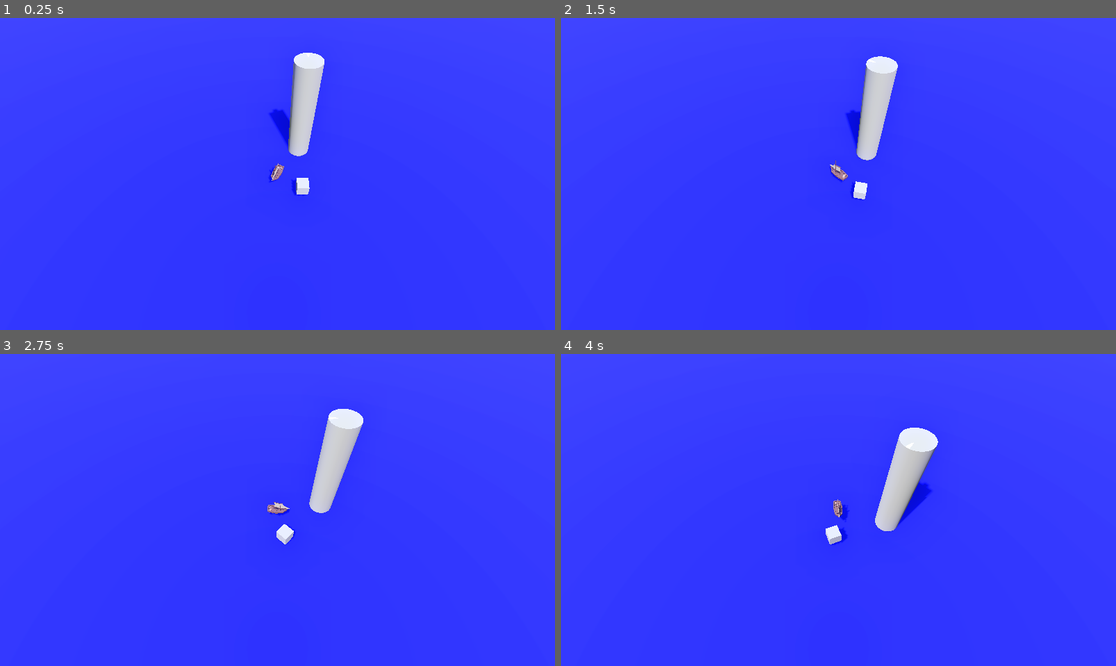
Above: before the commit, frames 1-4 (two rows, left to right).
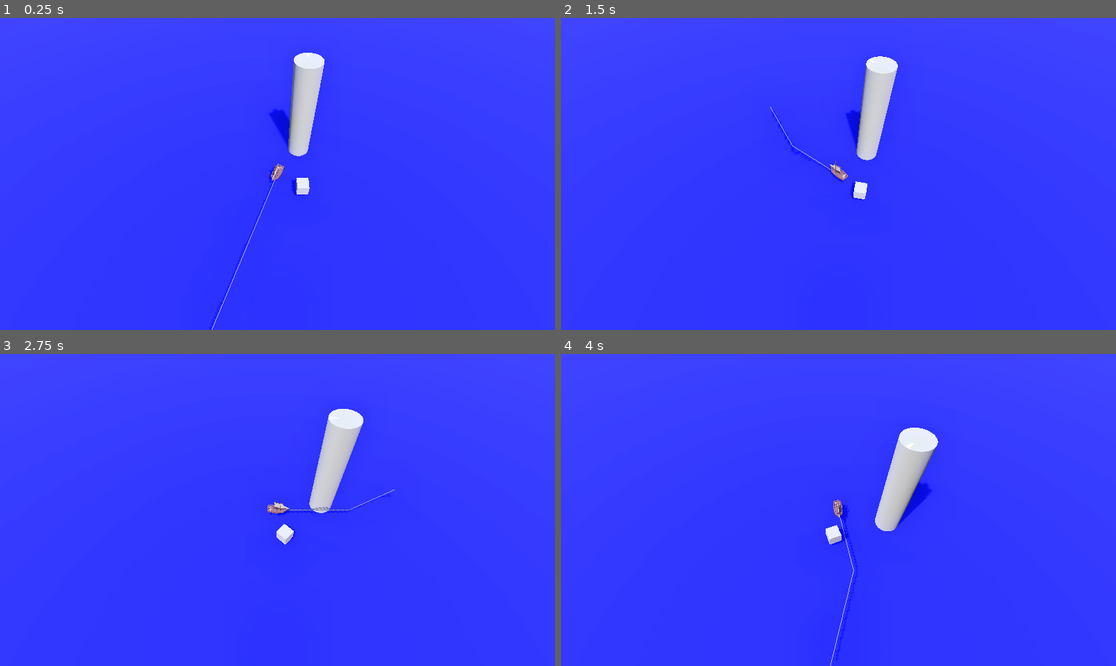
Above: after the commit, the same moments.

Repository: Yrthgze/Lighthouse
Game: Godot game, scene res://scenes/main_level.tscn
The game is run twice, just before and just after one commit, with the same random seed, the same clock (stepped at 60 frames per second) and the same inputs.
Inputs (mouse positions are in pixels of both pictures, inside the frame that each line leads up to):
- Up to frame 1 (0.25 s): no input
- Up to frame 2 (1.5 s): tap Enter at 0.5 s; move the mouse to (960, 158) at 0.52 s; hold D (rotate_lighthouse_right) 0.53-1.28 s; click (960, 158) at 0.67 s; move the mouse to (727, 189) at 1.27 s; hold Q (rotate_left) from 1.28 s (still down); click (727, 189) at 1.42 s
- Up to frame 3 (2.75 s): move the mouse to (333, 441) at 2.02 s; release Q (rotate_left) at 2.03 s; hold D (rotate_lighthouse_right) from 2.03 s (still down); click (333, 441) at 2.17 s
- Up to frame 4 (4 s): move the mouse to (810, 572) at 2.77 s; click (810, 572) at 2.92 s; tap Space at 3.5 s; move the mouse to (1005, 556) at 3.52 s; release D (rotate_lighthouse_right) at 3.53 s; hold Q (rotate_left) from 3.53 s (still down); click (1005, 556) at 3.67 s

The runs differ from the first frame. In frame 1, less than 0.1% of the frame differs, in the area x 37-50%, y 51-100%; in frame 2, less than 0.1%; in frame 3, less than 0.1%; in frame 4, 0.1%, in the area x 48-54%, y 52-100%.

Commit message:
[TheLighthouse]: Curve visualizer, because im going crazy not seeing the expected curve

Diff:
--- a/scenes/characters/allies/boat.tscn
+++ b/scenes/characters/allies/boat.tscn
@@ -1,8 +1,9 @@
-[gd_scene load_steps=6 format=3 uid="uid://c5nqn6s5juyvt"]
+[gd_scene load_steps=7 format=3 uid="uid://c5nqn6s5juyvt"]
 
 [ext_resource type="Script" path="res://scripts/allies/boat.gd" id="1_4ct1o"]
 [ext_resource type="PackedScene" uid="uid://148wmnt6bnt5" path="res://models/external/Sail Boat.glb" id="2_63us4"]
 [ext_resource type="Script" path="res://scripts/test/UTBoat.gd" id="2_w2p3k"]
+[ext_resource type="Script" path="res://scripts/debug/curveVisualizer.gd" id="4_tqvr2"]
 
 [sub_resource type="Curve3D" id="Curve3D_s22f8"]
 bake_interval = 512.0
@@ -40,3 +41,7 @@
 
 [node name="UTBoat" type="Node" parent="."]
 script = ExtResource("2_w2p3k")
+
+[node name="curveVisualizer" type="MeshInstance3D" parent="."]
+unique_name_in_owner = true
+script = ExtResource("4_tqvr2")
--- a/scripts/allies/boat.gd
+++ b/scripts/allies/boat.gd
@@ -59,7 +59,7 @@
 	advance_curve_progress(move_speed * delta)
 	nav_path_follower.progress += move_speed * delta
 	var a_p_ratio = nav_path_follower.progress_ratio
-	print(move_speed)
+
 	#look_at(nav_path_follower.global_transform.origin + nav_path_follower.transform.basis.z, Vector3.UP)
 
 
@@ -99,3 +99,5 @@
 		is_moving = true
 		start_time = Time.get_ticks_msec() / 1000.0  # Obtener el tiempo actual en segundos
 		acceleration_ratio = 0.0
+
+		%curveVisualizer.set_path(nav_path)
--- /dev/null
+++ b/scripts/debug/curveVisualizer.gd
@@ -0,0 +1,35 @@
+extends MeshInstance3D
+@export var path: Path3D
+@export var color: Color = Color(1, 0, 0)
+@export var thickness: float = 0.1  # Grosor de la línea
+@export var resolution: int = 50  # Número de segmentos para la curva visible
+
+func _ready():
+	set_path(%NavigationPath)
+
+func set_path(new_path: Path3D):
+	path = new_path
+	if path:
+		_draw_curve()
+
+func _draw_curve():
+	if not path or not path.curve:
+		return
+
+	var curve = path.curve
+	var surface_tool = SurfaceTool.new()
+	surface_tool.begin(Mesh.PRIMITIVE_LINE_STRIP)
+	surface_tool.set_color(color)
+
+	# Calculamos el tamaño del paso para muestrear la curva.
+	var curve_length = curve.get_baked_length()
+	var step_size = curve_length / resolution
+
+	# Dibujamos puntos en la curva en función de la longitud.
+	for i in range(resolution + 1):
+		var point = curve.sample(i * step_size, 0)
+		surface_tool.add_vertex(point)
+
+	# Crea el mesh y asígnalo al MeshInstance3D.
+	var mesh = surface_tool.commit()
+	self.mesh = mesh
